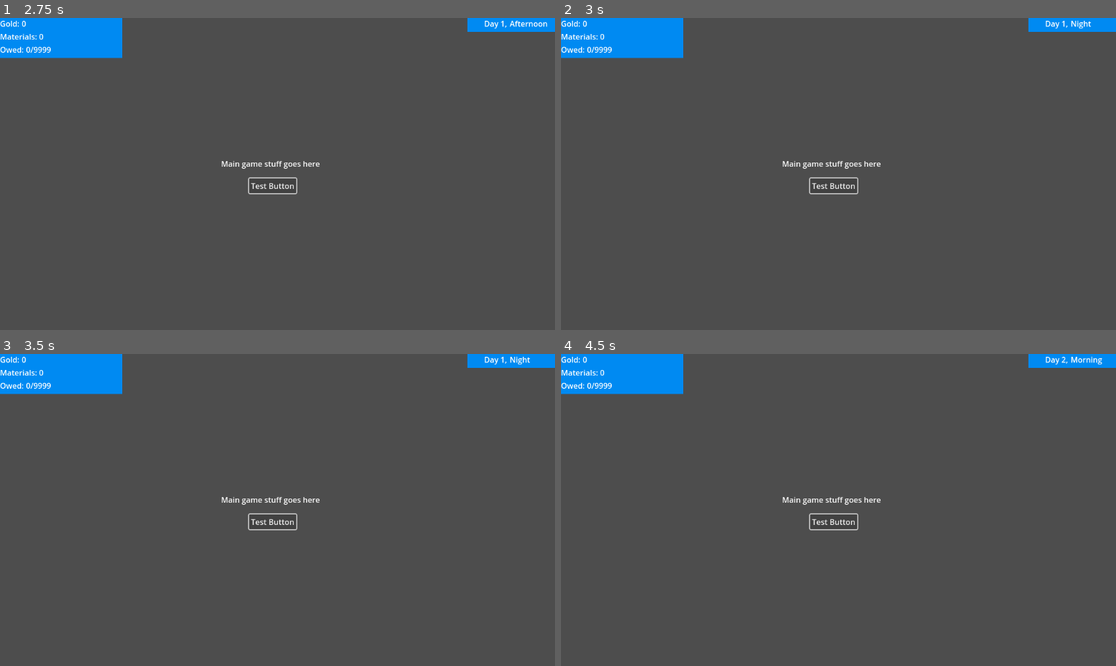
Above: before the commit, frames 1-4 (two rows, left to right).
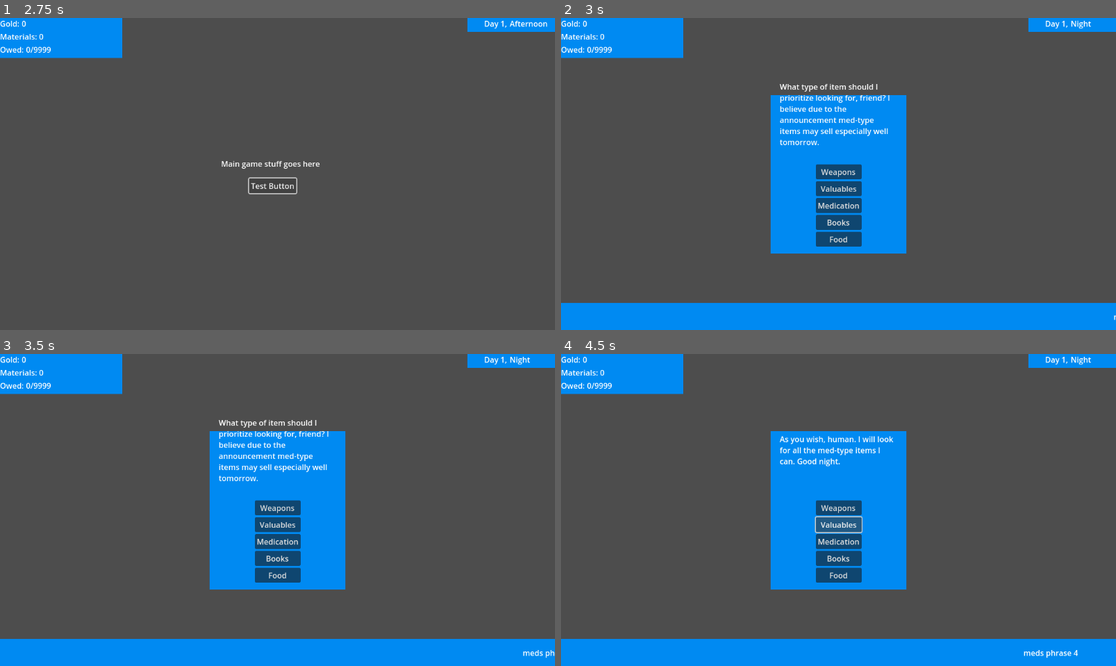
Above: after the commit, the same moments.

Repository: adam-holder/GameDevTvJam
Game: Godot game, scene res://scenes/main_menu.tscn
Two runs of this game, one before a commit and one after it. Both use one fixed random seed, a clock stepped at 60 frames per second and the inputs below.
Inputs (mouse positions are in pixels of both pictures, inside the frame that each line leads up to):
- Up to frame 1 (2.75 s): click "New Game" at 0.5 s; click "Go to Store" at 1.25 s; click "Test Button" at 2 s
- Up to frame 2 (3 s): click "Test Button" at 2.75 s
- Up to frame 3 (3.5 s): no input
- Up to frame 4 (4.5 s): click (838, 506) at 3.5 s, where only the run after the commit has a clickable "Weapons"; click (838, 525) at 4.25 s, where only the run after the commit has a clickable "Valuables"

Frame 1 is identical in both runs. In frame 2, 21% of the frame differs, in the area x 0-100%, y 21-100%; in frame 3, 21%; in frame 4, 21%.

Commit message:
favorite/preferred item code & prompt added

Diff:
--- /dev/null
+++ b/GDTV2024/scenes/preferred_item_prompt.tscn
@@ -0,0 +1,85 @@
+[gd_scene load_steps=2 format=3 uid="uid://dm15xlj34g63w"]
+
+[ext_resource type="Script" path="res://scripts/preferred_item_prompt.gd" id="1_x4581"]
+
+[node name="PreferredItemPrompt" type="Control"]
+layout_mode = 3
+anchors_preset = 15
+anchor_right = 1.0
+anchor_bottom = 1.0
+grow_horizontal = 2
+grow_vertical = 2
+script = ExtResource("1_x4581")
+
+[node name="ColorRect" type="ColorRect" parent="."]
+layout_mode = 1
+anchors_preset = 8
+anchor_left = 0.5
+anchor_top = 0.5
+anchor_right = 0.5
+anchor_bottom = 0.5
+offset_left = -141.0
+offset_top = -164.5
+offset_right = 141.0
+offset_bottom = 164.5
+grow_horizontal = 2
+grow_vertical = 2
+color = Color(7.31587e-05, 0.539619, 0.947246, 1)
+
+[node name="RobotText" type="RichTextLabel" parent="."]
+layout_mode = 1
+anchors_preset = 8
+anchor_left = 0.5
+anchor_top = 0.5
+anchor_right = 0.5
+anchor_bottom = 0.5
+offset_left = -122.0
+offset_top = -149.0
+offset_right = 123.0
+offset_bottom = -100.0
+grow_horizontal = 2
+grow_vertical = 2
+text = "\"What type of item should I prioritize looking for, friend?\""
+fit_content = true
+autowrap_mode = 2
+
+[node name="VBoxContainer" type="VBoxContainer" parent="."]
+layout_mode = 1
+anchors_preset = 8
+anchor_left = 0.5
+anchor_top = 0.5
+anchor_right = 0.5
+anchor_bottom = 0.5
+offset_left = -47.0
+offset_top = -20.0
+offset_right = 48.0
+offset_bottom = 151.0
+grow_horizontal = 2
+grow_vertical = 2
+
+[node name="Weapons" type="Button" parent="VBoxContainer"]
+layout_mode = 2
+text = "Weapons"
+
+[node name="Valuables" type="Button" parent="VBoxContainer"]
+layout_mode = 2
+text = "Valuables
+"
+
+[node name="Meds" type="Button" parent="VBoxContainer"]
+layout_mode = 2
+text = "Medication"
+
+[node name="Books" type="Button" parent="VBoxContainer"]
+layout_mode = 2
+text = "Books"
+
+[node name="Food" type="Button" parent="VBoxContainer"]
+layout_mode = 2
+text = "Food"
+
+[connection signal="pressed" from="VBoxContainer/Weapons" to="." method="_on_weapons_pressed"]
+[connection signal="pressed" from="VBoxContainer/Valuables" to="." method="_on_valuables_pressed"]
+[connection signal="pressed" from="VBoxContainer/Meds" to="." method="_on_meds_pressed"]
+[connection signal="pressed" from="VBoxContainer/Books" to="." method="_on_books_pressed"]
+[connection signal="pressed" from="VBoxContainer/Food" to="." method="_on_food_pressed"]
--- a/GDTV2024/scenes/store.tscn
+++ b/GDTV2024/scenes/store.tscn
@@ -1,10 +1,11 @@
-[gd_scene load_steps=6 format=3 uid="uid://dx02j6xpcmpt"]
+[gd_scene load_steps=7 format=3 uid="uid://dx02j6xpcmpt"]
 
 [ext_resource type="Script" path="res://scripts/store.gd" id="1_4gbnj"]
 [ext_resource type="PackedScene" uid="uid://d1os340hnr1fo" path="res://scenes/hud.tscn" id="2_m17yu"]
 [ext_resource type="Script" path="res://scripts/robot_controller.gd" id="3_gwbbs"]
 [ext_resource type="Script" path="res://scripts/player_controller.gd" id="4_j7p08"]
 [ext_resource type="Script" path="res://scripts/storage_controller.gd" id="5_tdjnv"]
+[ext_resource type="PackedScene" uid="uid://dm15xlj34g63w" path="res://scenes/preferred_item_prompt.tscn" id="6_r6vhc"]
 
 [node name="Store" type="Node2D"]
 script = ExtResource("1_4gbnj")
@@ -37,4 +38,17 @@
 [node name="StorageController" type="Node2D" parent="."]
 script = ExtResource("5_tdjnv")
 
+[node name="PreferredItemPrompt" parent="." instance=ExtResource("6_r6vhc")]
+visible = false
+anchors_preset = 0
+anchor_right = 0.0
+anchor_bottom = 0.0
+offset_left = 576.0
+offset_top = 324.0
+offset_right = 576.0
+offset_bottom = 324.0
+grow_horizontal = 1
+grow_vertical = 1
+
 [connection signal="pressed" from="Button" to="." method="_on_button_pressed"]
+[connection signal="pref_changed" from="PreferredItemPrompt" to="." method="_on_preferred_item_prompt_pref_changed"]
--- a/GDTV2024/scripts/hud.gd
+++ b/GDTV2024/scripts/hud.gd
@@ -108,15 +108,15 @@
 			paused = true
 
 func select_announcement(type):
-	if type == "Weapon":
+	if type == "weapon":
 		broadcast_text.text = weapon_announcements.pick_random()
-	elif type == "Valuable":
+	elif type == "valuable":
 		broadcast_text.text = valuable_announcements.pick_random()
-	elif type == "Meds":
+	elif type == "med":
 		broadcast_text.text = meds_announcements.pick_random()
-	elif type == "Books":
+	elif type == "book":
 		broadcast_text.text = book_announcements.pick_random()
-	elif type == "Food":
+	elif type == "food":
 		broadcast_text.text = food_announcements.pick_random()
 	else:
 		broadcast_text.text = "ERROR: INCORRECT TYPE PASSED"
--- a/GDTV2024/scripts/player_controller.gd
+++ b/GDTV2024/scripts/player_controller.gd
@@ -16,3 +16,16 @@
 	for i in inventory.size():
 		queued_resources += 1
 	inventory.clear()
+
+func add_from_robot(items):
+	item_inventory = items
+
+
+func add_from_inv(item):
+	item_inventory[item_inventory.size()] = item
+
+
+func send_to_storage(item_key):
+	var send = item_inventory[item_key]
+	item_inventory.erase(item_key)
+	return send
--- /dev/null
+++ b/GDTV2024/scripts/preferred_item_prompt.gd
@@ -0,0 +1,57 @@
+extends Control
+
+@onready var robot_text = $RobotText
+
+signal pref_changed(pref)
+
+@export var default_text: String = "What type of item should I prioritize looking for, friend?"
+var additional_text: String = ""
+
+var preferred_type: String = ""
+var favorite_type: String = ""
+
+# Called when the node enters the scene tree for the first time.
+func _ready():
+	pass # Replace with function body.
+
+
+# Called every frame. 'delta' is the elapsed time since the previous frame.
+func _process(delta):
+	pass
+
+func display(favorite):
+	favorite_type = favorite
+	additional_text = "I believe due to the announcement "+favorite_type+"-type items may sell especially well tomorrow."
+	robot_text.text = default_text + " " + additional_text
+	self.visible = true
+	#show node
+
+func _on_weapons_pressed():
+	preferred_type = "weapon"
+	pref_changed.emit(preferred_type)
+	#disable other buttons
+	if favorite_type == preferred_type:
+		robot_text.text = "Excellent choice! I will endevor to find as many "+favorite_type+"-type items as possible. Sleep well, human."
+	else:
+		robot_text.text = "As you wish, human. I will look for all the "+favorite_type+"-type items I can. Good night."
+	#timer?
+	#hide node
+
+func _on_valuables_pressed():
+	preferred_type = "valuable"
+	pref_changed.emit(preferred_type)
+
+
+func _on_meds_pressed():
+	preferred_type = "med"
+	pref_changed.emit(preferred_type)
+
+
+func _on_books_pressed():
+	preferred_type = "book"
+	pref_changed.emit(preferred_type)
+
+
+func _on_food_pressed():
+	preferred_type = "food"
+	pref_changed.emit(preferred_type)
--- a/GDTV2024/scripts/robot_controller.gd
+++ b/GDTV2024/scripts/robot_controller.gd
@@ -5,7 +5,7 @@
 var item_types: Array
 var rare_chance: float = 0.20 # chance for rare instead of common
 var fav_chance : float = 0.40 # chance for specified item type
-var loot: Dictionary = {}
+var robot_items: Dictionary = {}
 
 # Called when the node enters the scene tree for the first time.
 func _ready():
@@ -18,7 +18,7 @@
 	pass
 
 func generate_loot(number: int, type: String = "NULL"):
-	loot.clear()
+	robot_items.clear()
 	if type == "NULL":
 		for i in number:
 			var loot_type = item_types.pick_random()
@@ -26,8 +26,8 @@
 			var rarity_chance = randf()
 			if rarity_chance <= rare_chance:
 				rarity_type = "rare"
-			loot[i] = pick_item(loot_type,rarity_type)
-		return loot
+			robot_items[i] = pick_item(loot_type,rarity_type)
+		return robot_items
 	else:
 		for i in number:
 			var ritem: float = randf()
@@ -42,8 +42,8 @@
 			var rarity_chance = randf()
 			if rarity_chance <= rare_chance:
 				rarity_type = "rare"
-			loot[i] = pick_item(loot_type, rarity_type)
-		return loot
+			robot_items[i] = pick_item(loot_type, rarity_type)
+		return robot_items
 
 
 func pick_item(type,rarity):
--- a/GDTV2024/scripts/storage_controller.gd
+++ b/GDTV2024/scripts/storage_controller.gd
@@ -10,3 +10,11 @@
 # Called every frame. 'delta' is the elapsed time since the previous frame.
 func _process(delta):
 	pass
+
+func add_from_inv(item):
+	storage_items[storage_items.size()] = item
+
+func send_to_inv(item_key):
+	var send = storage_items[item_key]
+	storage_items.erase(item_key)
+	return send
--- a/GDTV2024/scripts/store.gd
+++ b/GDTV2024/scripts/store.gd
@@ -1,6 +1,11 @@
 extends Node2D
 
+## GUI
 @onready var hud = $HUD
+@onready var preferred_item_prompt = $PreferredItemPrompt
+
+
+## Controllers
 @onready var robot = $RobotController
 @onready var player = $PlayerController
 @onready var storage = $StorageController
@@ -22,11 +27,15 @@
 var payed: int
 var day_favorite: String
 var day_appeal: float
+var item_pref: String
 
 var save_exists: bool = false
 var items = Items.new()
 
-var loot : Dictionary = {}
+var robot_items : Dictionary = {}
+
+var player_items: Dictionary = {}
+var storage_items: Dictionary = {}
 
 # Called when the node enters the scene tree for the first time.
 func _ready():
@@ -57,16 +66,19 @@
 	hud.resources = resources
 	player.queued_resources = 0
 
+	#update store vars with controller vars
+	update_items()
+
 	if day < total_days:
 		if day == 1:
-			loot = robot.generate_loot(starting_items)
-			print(loot)
+			robot_items = robot.generate_loot(starting_items)
+			print(robot_items)
 			# TODO: show screen displaying loot contents w/accept button
-			add_loot()
+			player.add_from_robot(robot.robot_items)
 		elif day == 2:
-			pass
+			robot_items = robot.generate_loot(starting_items, item_pref)
 		else:
-			pass
+			robot_items = robot.generate_loot(starting_items, item_pref)
 	else: #FINAL DAY
 		pass
 
@@ -88,11 +100,14 @@
 	hud.change_value("time",time)
 	if day < total_days:
 		if day == 1:
-			pass
+			set_day_favorite_type()
+			preferred_item_prompt.display(day_favorite)
 		elif day == 2:
-			pass
+			set_day_favorite_type()
+			preferred_item_prompt.display(day_favorite)
 		else:
-			pass
+			set_day_favorite_type()
+			preferred_item_prompt.display(day_favorite)
 	else: #FINAL DAY
 		if payed >= total_owed:
 			ending("good")
@@ -114,11 +129,42 @@
 	print("day favorite set to "+day_favorite)
 	hud.select_announcement(day_favorite)
 
-func add_loot():
-	player.item_inventory = loot
+func inv_to_storage():
+	#TODO: show inventory, allow selecting multipe, add keys to array
+	# on accept call this function
+	var selected: Array = []
+	for i in selected:
+		var sitem = player.send_to_storage(selected[i-1])
+		storage.add_item_to_storage(sitem)
+
+func storage_to_inv():
+	#TODO: show inventory, allow selecting multipe, add keys to array
+	# on accept call this function
+	var selected: Array = []
+	for i in selected:
+		var sitem = storage.send_to_inv(selected[i-1])
+		player.add_item_to_inv(sitem)
+
+func update_items(type = "all"):
+	if type == "all":
+		robot_items = robot.robot_items
+		player_items = player.item_inventory
+		storage_items = storage.storage_items
+	if type == "robot":
+		robot_items = robot.robot_items
+	if type == "player":
+		player_items = player.item_inventory
+	if type == "storage":
+		storage_items = storage.storage_items
+
 
 func ending(type):
 	if type == "good":
 		SceneManager.SwitchScene("Ending")
 	if type == "bad":
 		SceneManager.SwitchScene("Ending")
+
+
+func _on_preferred_item_prompt_pref_changed(pref):
+	item_pref = pref
+	print(item_pref)
